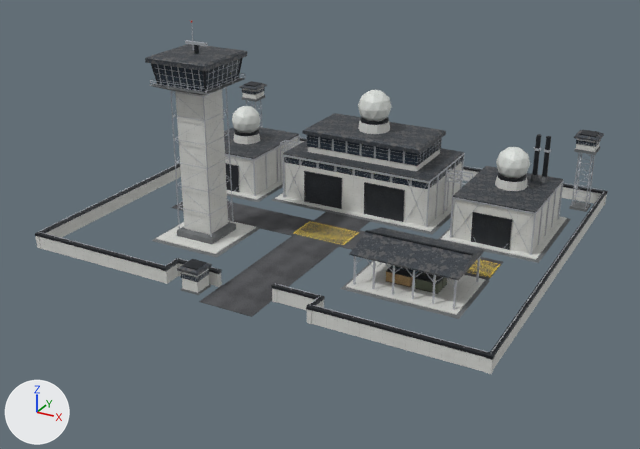
A saved change to the glTF model Models/command_hq_lvl3.glb.
Rendered twice from a camera (50 mm lens) standing at (97.3, -186.1, 92.1) and looking at (0.4, -9.9, 4.0). Arrows for +X, +Y and +Z are at lower left; the lights stay in place. The older version comes first. Vertices at exactly the same position are counted once.

Before the edit, the objects in view are built like this:
```python
me_chq_l3_concdark_007 = bpy.data.meshes.new('CHQ_L3_ConcDark.007')
me_chq_l3_concdark_007.from_pydata(...)  # 148 vertices, 244 faces; spans x -54.7..54.7, y -48.5..44.7, z 0.0..39.1
me_chq_l3_concdark_007.materials.append(mat_mat_no_concrete_dark)  # picture img_tex_no_concrete_dark
me_chq_l3_roofcorr_007 = bpy.data.meshes.new('CHQ_L3_RoofCorr.007')
me_chq_l3_roofcorr_007.from_pydata(...)  # 98 vertices, 172 faces; spans x -55.2..55.2, y -48.8..45.2, z 5.0..45.9
me_chq_l3_roofcorr_007.materials.append(mat_mat_no_roof_corrugated)  # picture img_tex_no_roof_corrugated
me_chq_l3_steeldark_010 = bpy.data.meshes.new('CHQ_L3_SteelDark.010')
me_chq_l3_steeldark_010.from_pydata(...)  # 512 vertices, 812 faces; spans x -57.6..57.6, y -48.0..47.6, z 0.5..47.9
me_chq_l3_steeldark_010.materials.append(mat_mat_no_steel_dark)  # picture img_tex_no_steel_dark
ob_chq_l3_concdark = bpy.data.objects.new('CHQ_L3_ConcDark', me_chq_l3_concdark_007)
ob_chq_l3_concdark.location = (0.0, 0.0, 0.0)
ob_chq_l3_roofcorr = bpy.data.objects.new('CHQ_L3_RoofCorr', me_chq_l3_roofcorr_007)
ob_chq_l3_roofcorr.location = (0.0, 0.0, 0.0)
ob_chq_l3_steeldark = bpy.data.objects.new('CHQ_L3_SteelDark', me_chq_l3_steeldark_010)
ob_chq_l3_steeldark.location = (0.0, 0.0, 0.0)
# also in view: 'CHQ_L3_HatchZone' at (18.5, -6.0, 0.1); 'CHQ_L3_Asphalt' at (0.0, -22.4, 0.1); 'CHQ_L3_DoorCorr' at (0.0, 7.4, 4.7); 'CHQ_L3_WindowDark' at (0.0, -1.9, 23.8); 'CHQ_L3_ConcLight' at (0.0, -0.4, 18.8)
```
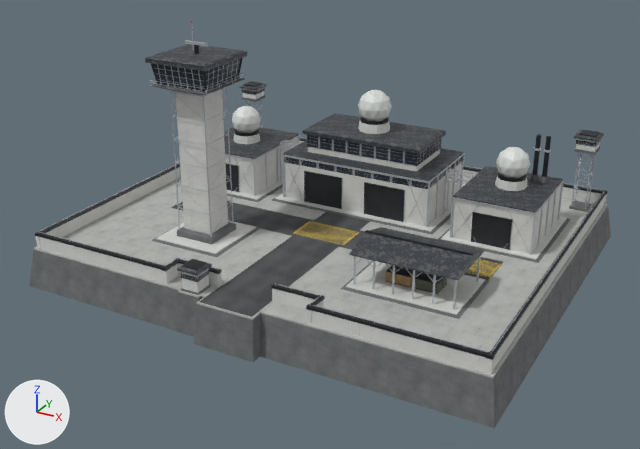
What changed in the scene script:
```text
Add img_tex_no_concrete_mid:
    img_tex_no_concrete_mid = load_image('tex_no_concrete_mid', '_unpacked/tex_no_concrete_mid', 512, 512, 'sRGB')
Add mat_mat_no_concrete_mid:
    mat_mat_no_concrete_mid = principled_material('Mat_NO_Concrete_Mid')
    mat_mat_no_concrete_mid.texture = img_tex_no_concrete_mid
    mat_mat_no_concrete_mid.roughness = 0.88
Change me_chq_l3_concdark_007:
    used by ob_chq_l3_concdark; location = (0.0, 0.0, 0.0)
    verts and faces of me_chq_l3_concdark_007; kept vertices keep their numbers, new ones are numbered from 148
    remove me_chq_l3_concdark_007.from_pydata(...)  # 148 vertices, 244 faces; spans x -54.7..54.7, y -48.5..44.7, z 0.0..39.1
    add me_chq_l3_concdark_007.from_pydata(...)  # 172 vertices, 280 faces; spans x -59.8..59.8, y -52.5..49.8, z -10.0..39.1
    me_chq_l3_concdark_007 part 1
    add verts[148] = (-59.8, -49.8, -10.0)  # pixel (29, 285)
    add verts[149] = (59.8, -49.8, -10.0)  # pixel (494, 428)
    add verts[150] = (59.8, 49.8, -10.0)  # pixel (610, 236)
    add verts[151] = (-59.8, 49.8, -10.0)
    add verts[152] = (-58.2, -48.2, -0.3)  # pixel (33, 249)
    add verts[153] = (58.2, -48.2, -0.3)  # pixel (493, 378)
    add verts[154] = (58.2, 48.2, -0.3)  # pixel (608, 205)
    add verts[155] = (-58.2, 48.2, -0.3)
    add faces += [(148, 151, 150), (152, 153, 155), (148, 149, 153), (148, 153, 152), (149, 150, 154), (149, 154, 153)]
    add faces += [(150, 151, 155), (150, 155, 154), (148, 152, 151), (151, 152, 155), (148, 150, 149), (153, 154, 155)]
    me_chq_l3_concdark_007 part 2
    16 vertices are added at x -14.4..7.7, y -52.5..-48.2, z -9.9..-0.3
    24 new faces join them
Add me_chq_l3_concmid_001:
    me_chq_l3_concmid_001.from_pydata(...)  # a box spanning x -58.2..58.2, y -48.2..48.2, z -0.4..0.0; a box spanning x -13.9..-8.3, y -48.9..-48.2, z -0.4..0.0; a box spanning x -7.2..7.2, y -51.4..-48.2, z -0.4..0.0
    me_chq_l3_concmid_001.materials.append(mat_mat_no_concrete_mid)  # picture img_tex_no_concrete_mid
Add ob_chq_l3_concmid:
    ob_chq_l3_concmid = bpy.data.objects.new('CHQ_L3_ConcMid', me_chq_l3_concmid_001)
    ob_chq_l3_concmid.location = (0.0, 0.0, 0.0)
```

Boxes [x1, y1, x2, y2] around the edits, measured in the pictures (640 x 449 px):
'CHQ_L3_ConcDark', reshaped (29% wider, 45% taller)
    before: [149, 78, 600, 319]
    after: [29, 78, 611, 428]
'CHQ_L3_ConcMid', added
    after: [34, 177, 608, 378]
part 1 of me_chq_l3_concdark_007, added
    after: [29, 206, 611, 428]
part 2 of me_chq_l3_concdark_007, added
    after: [176, 292, 261, 362]
